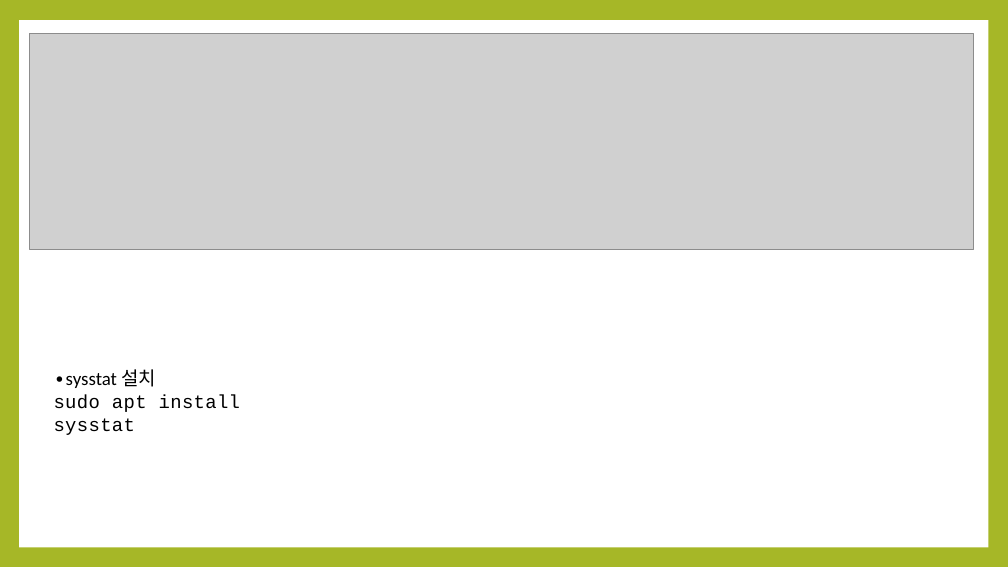
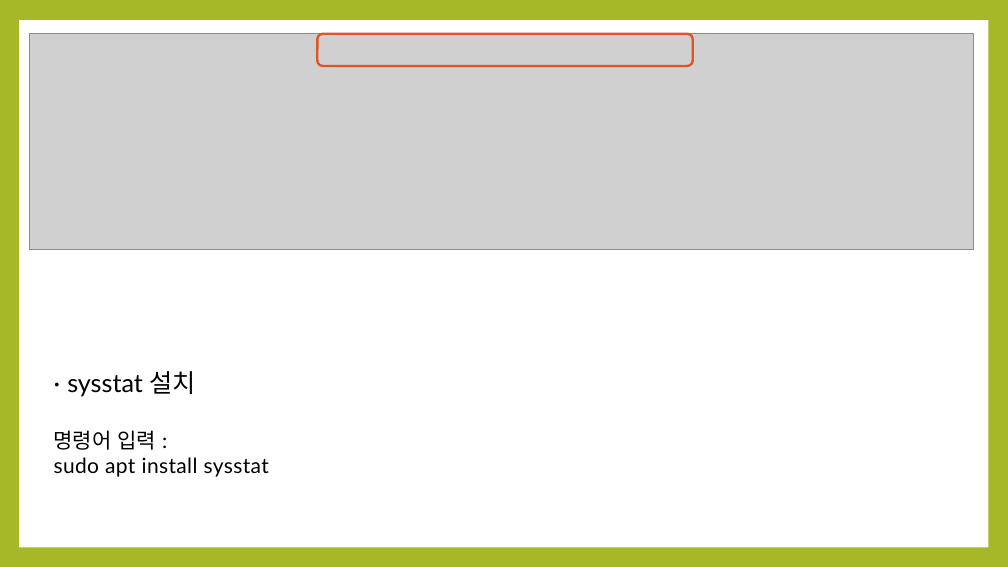
Before and after one commit to noheul1030/KOPO-Linux, a slide deck: slide 6 of 리눅스(v2023)/과제PPT/리눅스10강PPT.pptx. Drawn at 1008x567 pixels with LibreOffice and Linux fonts; fonts in the diff are those of the drawing; grey boxes stand for pictures. Boxes give left, top, right and bottom in pixels: in the first picture for what was removed or moved away, otherwise in the second. Text is boxed around its words. In the diff, an @@ line names an element or a change of style, - is before the commit and + after.

```diff
--- a/리눅스(v2023)/과제PPT/리눅스10강PPT.pptx
+++ b/리눅스(v2023)/과제PPT/리눅스10강PPT.pptx
@@ rounded rectangle added at (318, 34, 693, 66), outline #DF5327 2.25 pt @@
@@ text at (54, 371, 195, 450): text changed; size 18 to 24 pt; font Calibri to Lato @@
-∙sysstat 설치
+∙ sysstat 설치
+명령어 입력 :
@@ text at (54, 457, 269, 477): size 18 to 20 pt, font Courier New to Lato in "sudo apt install sysstat" @@
```
Also in this commit, not shown: 1 other slide changed, 1 slide added.
